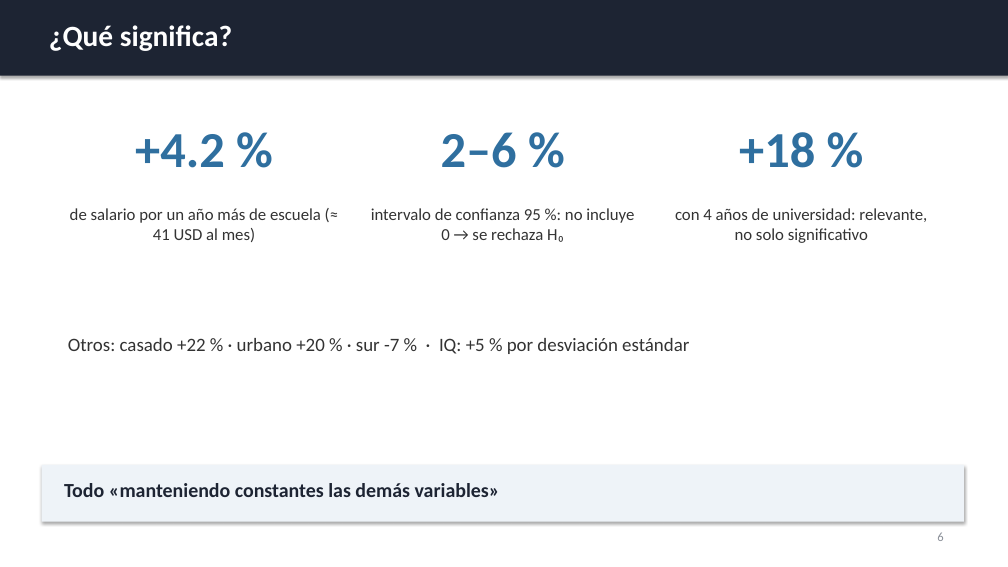
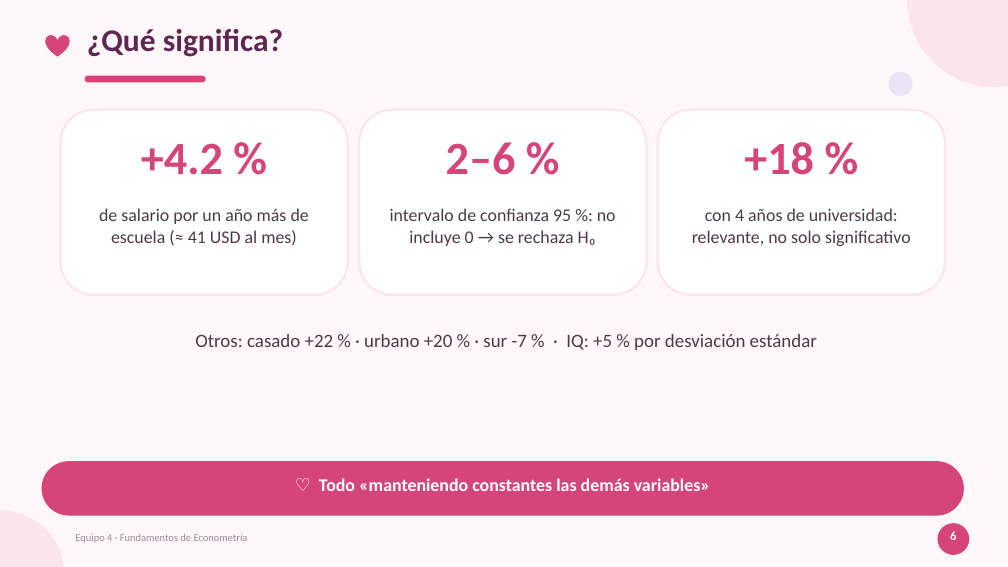
Before and after one commit to ximeelaraa/mincer-multicolinealidad, a slide deck: slide 6 of Presentacion_Final.pptx. Drawn at 1008x567 pixels with LibreOffice and Linux fonts; fonts in the diff are those of the drawing. Boxes give left, top, right and bottom in pixels: in the first picture for what was removed or moved away, otherwise in the second. Text is boxed around its words. In the diff, an @@ line names an element or a change of style, - is before the commit and + after.

```diff
--- a/Presentacion_Final.pptx
+++ b/Presentacion_Final.pptx
@@ background #FFFFFF to #FFF7FA @@
@@ rectangle removed at box(0, 0, 1008, 76) @@
@@ text "¿Qué significa?": place and size @@
-text "¿Qué significa?" at box(49, 25, 232, 51)
+text "¿Qué significa?" at box(87, 29, 283, 57)
@@ text "¿Qué significa?" at box(87, 29, 283, 57): size 28 to 30 pt, text colour #FFFFFF to #5E2750 @@
@@ ellipse added at box(907, 0, 1008, 87), fill #FCE4EC @@
@@ heart added at box(45, 35, 70, 57), fill #D6457A @@
@@ rounded rectangle added at box(85, 76, 206, 82), fill #D6457A @@
@@ ellipse added at box(889, 72, 913, 96), fill #EDE3F7 @@
@@ rounded rectangle added at box(60, 110, 348, 295), fill #FFFFFF, outline #FCE4EC 2 pt @@
@@ rounded rectangle added at box(359, 110, 647, 295), fill #FFFFFF, outline #FCE4EC 2 pt @@
@@ rounded rectangle added at box(658, 110, 945, 295), fill #FFFFFF, outline #FCE4EC 2 pt @@
@@ text "+4.2 %": place and size @@
-text "+4.2 %" at box(135, 134, 225, 168)
+text "+4.2 %" at box(141, 143, 223, 175)
@@ text "2–6 %": place and size @@
-text "2–6 %" at box(441, 132, 517, 168)
+text "2–6 %" at box(446, 142, 516, 175)
@@ size 48 to 44 pt, text colour #2F6F9F to #D6457A in 3 elements at box(141, 143, 223, 175), box(446, 142, 516, 175), box(744, 142, 814, 175) @@
@@ text "+18 %": place and size @@
-text "+18 %" at box(739, 132, 815, 168)
+text "+18 %" at box(744, 142, 814, 175)
@@ text "de salario por un año ...": place and size @@
-text "de salario por un año ..." at box(70, 208, 321, 242)
+text "de salario por un año ..." at box(99, 208, 309, 245)
@@ text "intervalo de confianza 95 %: ...": place and size @@
-text "intervalo de confianza 95 %: ..." at box(371, 208, 634, 242)
+text "intervalo de confianza 95 %: ..." at box(390, 208, 616, 246)
@@ size 16 to 17 pt, text colour #333333 to #4A3B47 in 3 elements at box(99, 208, 309, 245), box(390, 208, 616, 246), box(692, 208, 911, 246) @@
@@ text "con 4 años de universidad: ...": place and size @@
-text "con 4 años de universidad: ..." at box(675, 208, 927, 243)
+text "con 4 años de universidad: ..." at box(692, 208, 911, 246)
@@ text "Otros: casado +22 % · ..." at box(195, 334, 817, 350): text colour #333333 to #4A3B47; alignment left to centre @@
@@ rectangle removed at box(42, 465, 964, 522) @@
@@ rounded rectangle added at box(42, 461, 964, 516), fill #D6457A @@
@@ text at box(319, 478, 710, 491): text changed; size 19 to 17 pt; text colour #1D2433 to #FFFFFF @@
-Todo «manteniendo constantes las demás variables»
+♡ Todo «manteniendo constantes las demás variables»
@@ ellipse added at box(0, 510, 64, 567), fill #FCE4EC @@
@@ text added at box(75, 534, 248, 543), 10 pt, text #9A8C98 @@
+Equipo 4 · Fundamentos de Econometría
@@ text "6" at box(950, 531, 956, 540): text colour #8A8F98 to #FFFFFF, bold on; alignment left to centre @@
@@ ellipse added at box(938, 523, 969, 555), fill #D6457A @@
```
Also in this commit, not shown: 10 other slides changed, 7 other files.
